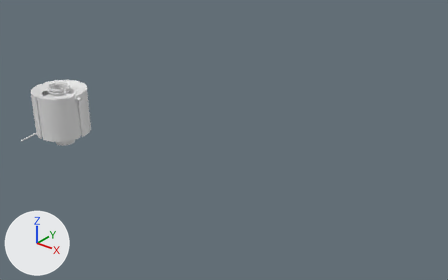
What one commit did to the FBX model Early Bird/EarlyBird.fbx.
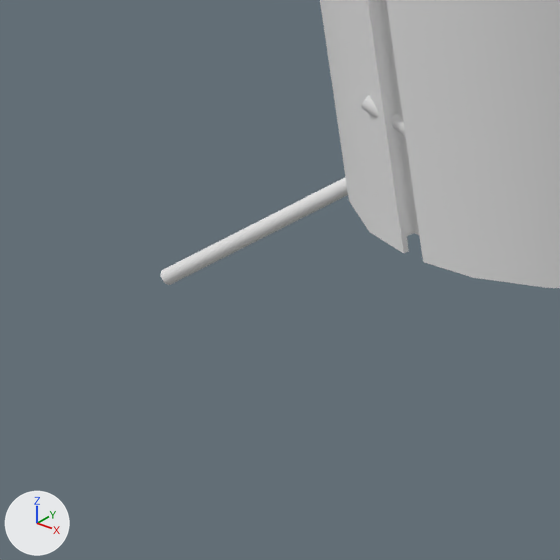
The first picture shows the older version from a 50 mm lens placed at (3.97, -2.84, 2.0), pointed at (1.52, 0.23, 0.1). The close-ups show both versions on the part from 2% to 12% of the width and 42% to 59% of the height of that picture; other places that the commit changed are outside them. The lights are fixed; the arrows at lower left show +X, +Y and +Z. Where no turn or scale is listed for an object, it has been applied to the vertices.

In view in the first close-up: 'AntennaBase.002', 'AntennaBase.003', 'BodyShell', 'TopOuter.001'.
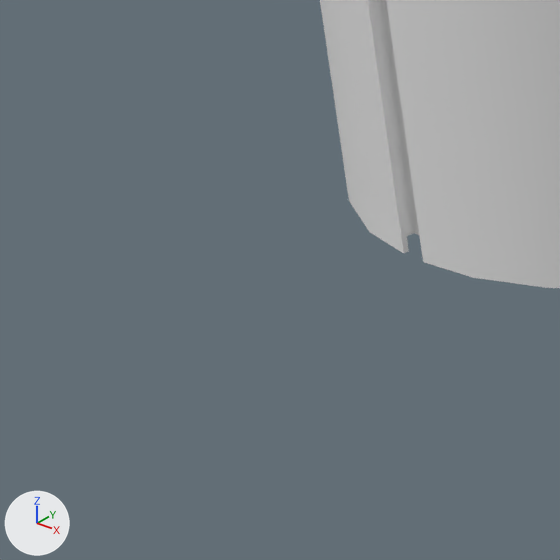
Pixel boxes (x1, y1, x2, y2) of what changed, in the close-ups (560 x 560 px):
'AntennaBase.003', turned (not visible afterwards): before (161, 177, 348, 285)
'AntennaBase.002', turned (not visible afterwards): before (361, 95, 405, 136)

Patch to the scene script:
```diff
--- a/Early Bird/EarlyBird.fbx.py
+++ b/Early Bird/EarlyBird.fbx.py
@@ ob_antennabase_003 @@
 ob_antennabase_003.location = (-0.1398, -0.1398, -0.1833)
-ob_antennabase_003.rotation_euler = (-1.047, 1.571, 0.0)  # degrees (-60, 90, 0)
+ob_antennabase_003.rotation_euler = (0.0, 1.571, 0.0)  # degrees (0, 90, 0)
@@ ob_antennabase_002 @@
 ob_antennabase_002.location = (0.1398, -0.1398, -0.1833)
-ob_antennabase_002.rotation_euler = (-1.047, 1.571, 0.0)  # degrees (-60, 90, 0)
+ob_antennabase_002.rotation_euler = (0.0, 1.571, 0.0)  # degrees (0, 90, 0)
```
